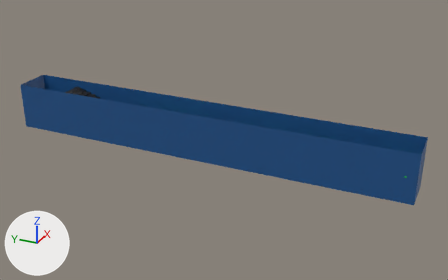
Two versions of the Blender file public/assets/blend/world/Level1World.blend, one commit apart.
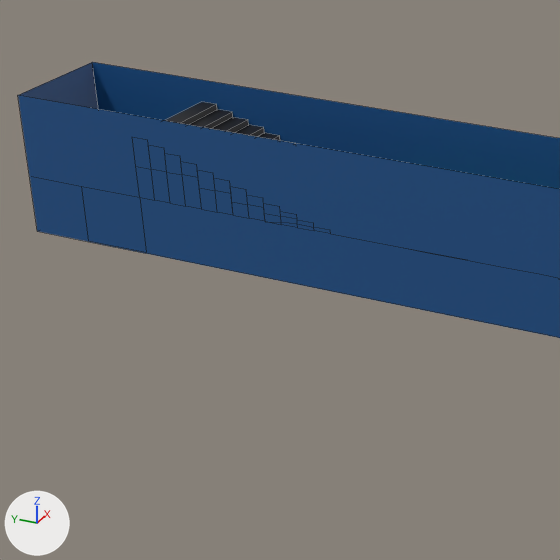
Old and new are each drawn whole from a 50 mm lens placed at (-276.0, -25.9, 137.1), pointed at (11.0, 103.2, -6.5) and again close up on the part from 3% to 41% of the width and 20% to 81% of the height. The lights are fixed; the arrows at lower left show +X, +Y and +Z. The close-ups show mesh edges as thin lines.

Names of what the first close-up shows: 'Floor', 'Walls'.
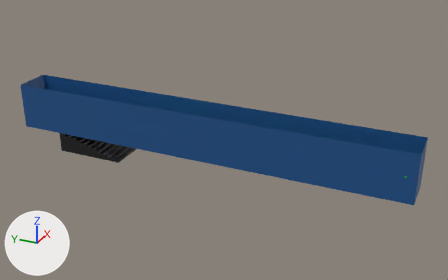
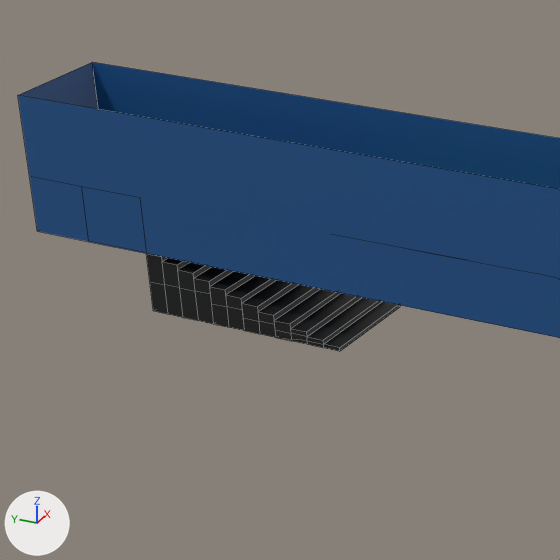
Commit message: Changed the level 1 model and added a stair

The edits, one by one:
me_cube_001 is used by ob_floor; location (0.0, 0.0, 0.0).
me_cube_001 had 323 vertices, 257 faces and spanned x -10.0..10.0, y -3.0..224.0, z -11.0..11.0.
me_cube_001 now has 209 vertices, 153 faces and spans x -10.0..10.0, y -3.0..224.0, z -11.0..5.0.
Part 1, on me_cube_001:
114 vertices are removed from x -10.0..10.0, y 160.0..200.0, z 0.0..11.0.
104 faces are deleted.
Mesh me_cube_002 is new.
It has 118 vertices, 104 faces and spans x -10.0..10.0, y 160.1..200.1, z -0.5..11.0.
It uses material mat_piedra (black #141416).
Object 'Stairs' (ob_stairs) is new; it shows me_cube_002.
Its location is (0.0, 0.0, -22.3).

What differs and where, as boxes [x1, y1, x2, y2] in the close-ups (560 x 560 px):
'Stairs', added (black)
    after: [146, 254, 400, 351]
'Floor', reshaped (not visible afterwards)
    before: [165, 102, 296, 144]
